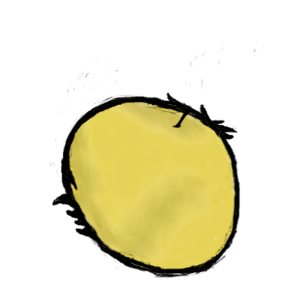
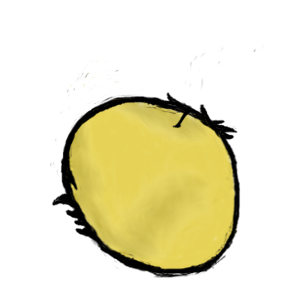
Layer changes from the first 300×300 image to the second:
painted on "Transformation" over box(129, 260, 152, 273)
